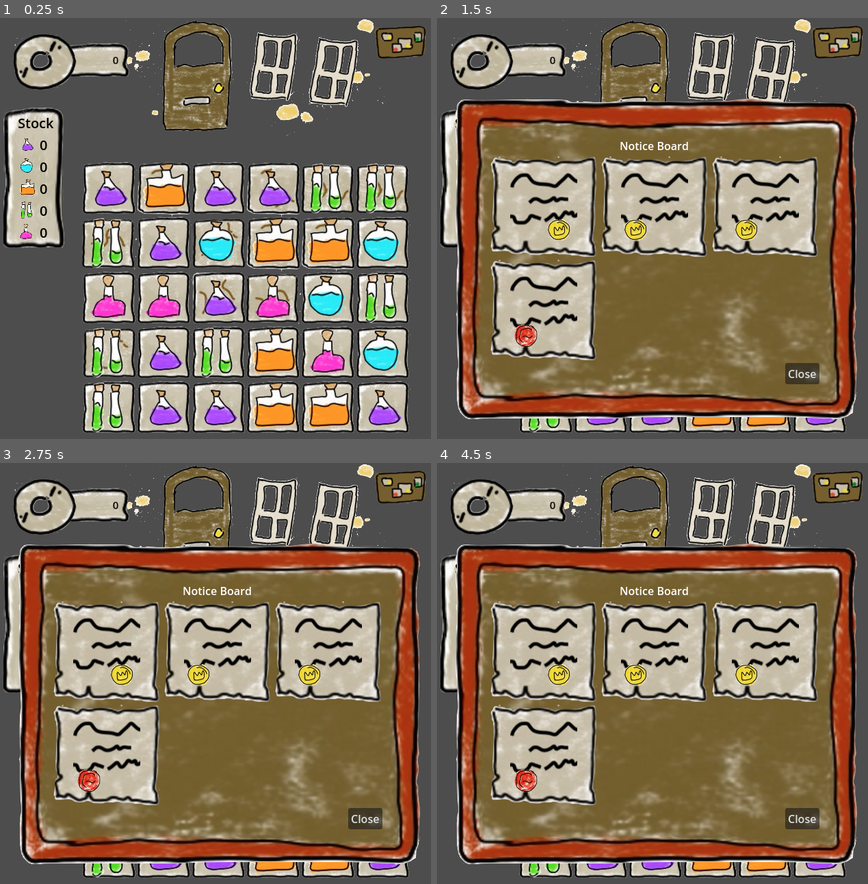
Above: before the commit, frames 1-4 (two rows, left to right).
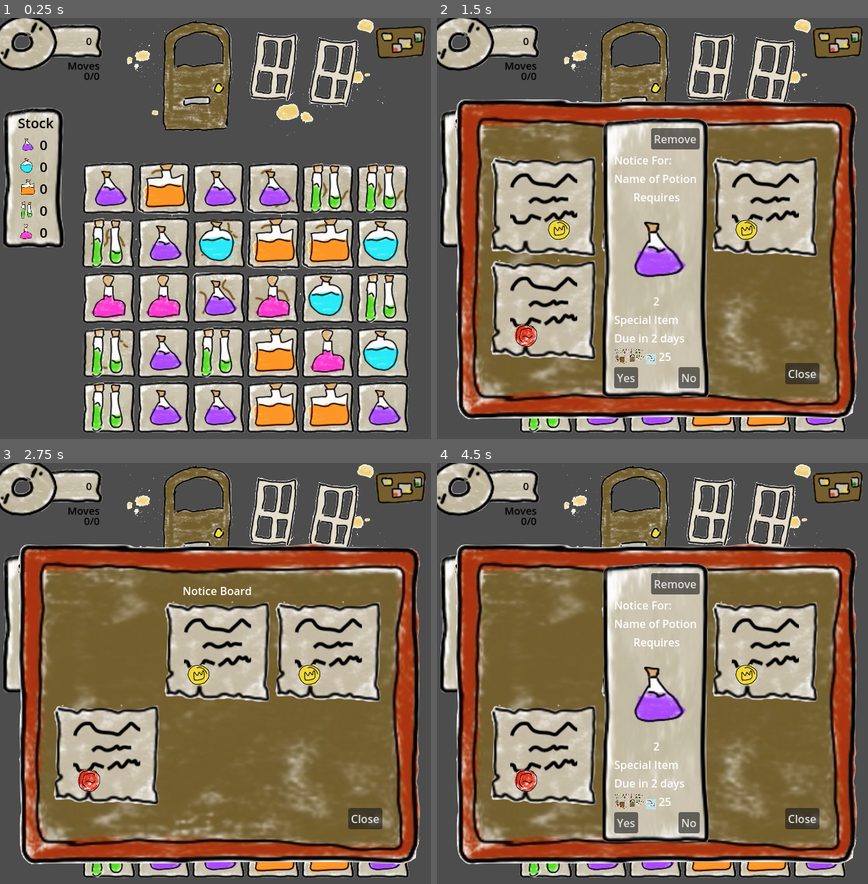
Above: after the commit, the same moments.

Repository: cncarey/PirateSoftwareJam15
Game: Godot game, scene res://Scenes/MainShop.tscn
The game is run twice, just before and just after one commit, with the same random seed, the same clock (stepped at 60 frames per second) and the same inputs. The project has no main scene, so this scene is started directly.
Inputs (mouse positions are in pixels of both pictures, inside the frame that each line leads up to):
- Up to frame 1 (0.25 s): no input
- Up to frame 2 (1.5 s): click (837, 43) at 0.5 s; click (544, 207) at 1.27 s
- Up to frame 3 (2.75 s): click (189, 820) at 2 s, where only the run after the commit has a clickable "Yes"
- Up to frame 4 (4.5 s): click (544, 652) at 2.77 s; click (686, 820) at 3.5 s, where only the run after the commit has a clickable "No"; click (544, 652) at 4.27 s

The runs differ from the first frame. In frame 1, 3.2% of the frame differs, in the area x 0-30%, y 0-18%; in frame 2, 16%; in frame 3, 8.6%; in frame 4, 22%, in the area x 0-64%, y 0-91%.

Commit message:
#6 open notices and remove accepted notices #7 keep track of what turn you are on and display it
#6 open notices and remove accepted notices #7 keep track of what turn you are on and display it

Diff:
--- a/QuestManager.gd
+++ b/QuestManager.gd
@@ -2,6 +2,26 @@
 
 var quests : Array = []
 var todaysQuests : Array = []
+
+@export var curTurn = 0:
+	set (value):
+		curTurn = maxi(0, value)
+		curTurn_changed.emit(curTurn)
+	get:
+		return curTurn
+@export var maxTurn = 0:
+	set (value):
+		maxTurn = maxi(0, value)
+		maxTurn_changed.emit(maxTurn)
+	get:
+		return maxTurn
+@export var curDay = 1:
+	set (value):
+		curDay = maxi(0, value)
+		curDay_changed.emit(curDay)
+	get:
+		return curDay
+
 @export var questMaxCount = 2 :
 	set(value):
 		questMaxCount = maxi(2, value)
@@ -15,6 +35,9 @@
 	get:
 		return maxBoardCount
 
+signal curTurn_changed(t)
+signal maxTurn_changed(mt)
+signal curDay_changed(d)
 signal questMaxCount_changed(q)
 signal maxBoardCount_changed(b)
 signal quests_changed(q)
@@ -66,7 +89,7 @@
 		return false
 
 func setTodaysQuests():
-	todaysQuests = []
+	todaysQuests.clear()
 
 	for x in range(maxBoardCount):
 		var quest = {}
@@ -101,7 +124,6 @@
 		#TODO determine if we need special items
 		todaysQuests.append(quest)
 
-	print(todaysQuests)
 
 func calcCost(ingrediants: Array, price: int):
 	return ingrediants.size() * price
--- a/Scenes/MainShop.gd
+++ b/Scenes/MainShop.gd
@@ -5,7 +5,8 @@
 
 
 var noticeBoard = preload("res://UI/notice_board.tscn")
-# Called when the node enters the scene tree for the first time.
+var potionNotice = preload("res://UI/potion_notice.tscn")
+
 func _ready():
 	QuestManager.setTodaysQuests()
 	pass # Replace with function body.
@@ -19,8 +20,26 @@
 	var nb = noticeBoard.instantiate()
 	center_container.add_child(nb)
 	nb.connect("closeNoticeBoard", closeNoticeBoard)
+	nb.connect("noticeBoardSelected", noticeBoardSelected)
 	pass # Replace with function body.
 
 func closeNoticeBoard():
 	notice_board_button.closeNoticeBoard()
 	pass
+
+var currentOpenNotice = null
+func noticeBoardSelected(selectedNotice, quest):
+	currentOpenNotice = selectedNotice
+	var n = potionNotice.instantiate()
+	n.quest = quest
+	center_container.add_child(n)
+	n.connect("acceptedNotice", acceptedNotice)
+	pass
+func closedNotice():
+
+	pass
+
+func acceptedNotice():
+	if currentOpenNotice != null:
+		currentOpenNotice.modulate = Color(1,1,1,0)
+	pass
--- a/Scenes/grid.gd
+++ b/Scenes/grid.gd
@@ -13,6 +13,7 @@
 var potion = preload("res://Scenes/potion.tscn")
 var backGround = preload("res://Scenes/backgroundBlock.tscn")
 var potions = []
+var currentMatches = []
 
 var startTouch = Vector2(0,0)
 var endTouch = Vector2(0,0)
@@ -202,6 +203,8 @@
 	else:
 		swapBack()
 
+	currentMatches.clear()
+
 func collapseColumns():
 	for w in width:
 		for h in height:
@@ -233,3 +236,4 @@
 					return
 	curState = moving
 	moveChecked = false
+	QuestManager.curTurn += 1
--- a/UI/coin_ui.gd
+++ b/UI/coin_ui.gd
@@ -1,13 +1,23 @@
 extends Control
 
 @onready var coin_count = %CoinCount
+@onready var move_count = %MoveCount
 
 # Called when the node enters the scene tree for the first time.
 func _ready():
 	updateCoins(Global.coins)
+	updateCurMove(QuestManager.curTurn)
 
 	Global.coins_changed.connect(updateCoins)
+	QuestManager.curTurn_changed.connect(updateCurMove)
+	QuestManager.maxTurn_changed.connect(updateMaxTurns)
 	pass # Replace with function body.
 
 func updateCoins(count: int):
 	coin_count.text = str(count)
+
+func updateCurMove(curMove: int):
+	move_count.text = str(curMove) + "/" + str(QuestManager.maxTurn)
+
+func updateMaxTurns(MaxTurn: int):
+	move_count.text = str(QuestManager.curTurn) + "/" + str(MaxTurn)
--- a/UI/coin_ui.tscn
+++ b/UI/coin_ui.tscn
@@ -4,13 +4,13 @@
 [ext_resource type="Texture2D" uid="uid://q7lgopk72l3c" path="res://Assets/alchemyArt.png" id="1_r6sbb"]
 [ext_resource type="LabelSettings" uid="uid://c5g4525m0w8a7" path="res://Assets/Fonts/default_label.tres" id="3_t1vke"]
 
+[sub_resource type="AtlasTexture" id="AtlasTexture_ia1vf"]
+atlas = ExtResource("1_r6sbb")
+region = Rect2(1280, 0, 160, 160)
+
 [sub_resource type="AtlasTexture" id="AtlasTexture_tpfx5"]
 atlas = ExtResource("1_r6sbb")
 region = Rect2(803, 162, 152, 150)
-
-[sub_resource type="AtlasTexture" id="AtlasTexture_ia1vf"]
-atlas = ExtResource("1_r6sbb")
-region = Rect2(1280, 0, 160, 160)
 
 [node name="CoinUI" type="Control"]
 layout_mode = 3
@@ -22,12 +22,27 @@
 size_flags_vertical = 3
 script = ExtResource("1_48uo7")
 
-[node name="MarginContainer" type="MarginContainer" parent="."]
+[node name="VBoxContainer" type="VBoxContainer" parent="."]
+layout_mode = 0
+offset_right = 188.0
+offset_bottom = 80.0
+
+[node name="HBoxContainer" type="HBoxContainer" parent="VBoxContainer"]
 layout_mode = 2
-offset_left = 143.0
-offset_top = 42.0
-offset_right = 160.0
-offset_bottom = 118.0
+
+[node name="CoinIcon" type="TextureRect" parent="VBoxContainer/HBoxContainer"]
+z_index = 100
+layout_mode = 2
+size_flags_horizontal = 3
+texture = SubResource("AtlasTexture_ia1vf")
+expand_mode = 5
+stretch_mode = 3
+
+[node name="MarginContainer2" type="MarginContainer" parent="VBoxContainer/HBoxContainer"]
+layout_mode = 2
+
+[node name="MarginContainer" type="MarginContainer" parent="VBoxContainer/HBoxContainer/MarginContainer2"]
+layout_mode = 2
 size_flags_horizontal = 8
 size_flags_vertical = 4
 theme_override_constants/margin_left = -30
@@ -35,7 +50,7 @@
 theme_override_constants/margin_right = -5
 theme_override_constants/margin_bottom = 10
 
-[node name="NinePatchRect" type="NinePatchRect" parent="MarginContainer"]
+[node name="NinePatchRect" type="NinePatchRect" parent="VBoxContainer/HBoxContainer/MarginContainer2/MarginContainer"]
 layout_mode = 2
 texture = SubResource("AtlasTexture_tpfx5")
 patch_margin_left = 12
@@ -43,23 +58,37 @@
 patch_margin_right = 14
 patch_margin_bottom = 11
 
-[node name="MarginContainer" type="MarginContainer" parent="MarginContainer"]
+[node name="MarginContainer" type="MarginContainer" parent="VBoxContainer/HBoxContainer/MarginContainer2/MarginContainer"]
 layout_mode = 2
 theme_override_constants/margin_left = 100
 theme_override_constants/margin_top = 19
 theme_override_constants/margin_right = 20
 theme_override_constants/margin_bottom = 19
 
-[node name="CoinCount" type="Label" parent="MarginContainer/MarginContainer"]
+[node name="CoinCount" type="Label" parent="VBoxContainer/HBoxContainer/MarginContainer2/MarginContainer/MarginContainer"]
 unique_name_in_owner = true
 layout_mode = 2
 text = "00"
 label_settings = ExtResource("3_t1vke")
 horizontal_alignment = 2
 
-[node name="CoinIcon" type="TextureRect" parent="."]
+[node name="MarginContainer" type="MarginContainer" parent="VBoxContainer"]
 layout_mode = 2
-offset_right = 160.0
-offset_bottom = 160.0
-texture = SubResource("AtlasTexture_ia1vf")
-expand_mode = 1
+theme_override_constants/margin_top = -19
+
+[node name="VBoxContainer" type="VBoxContainer" parent="VBoxContainer/MarginContainer"]
+layout_mode = 2
+theme_override_constants/separation = -8
+
+[node name="Move" type="Label" parent="VBoxContainer/MarginContainer/VBoxContainer"]
+layout_mode = 2
+text = "Moves"
+label_settings = ExtResource("3_t1vke")
+horizontal_alignment = 2
+
+[node name="MoveCount" type="Label" parent="VBoxContainer/MarginContainer/VBoxContainer"]
+unique_name_in_owner = true
+layout_mode = 2
+text = "0/15"
+label_settings = ExtResource("3_t1vke")
+horizontal_alignment = 2
--- a/UI/notice_board.gd
+++ b/UI/notice_board.gd
@@ -4,7 +4,8 @@
 var potionNotice = preload("res://UI/potion_notice.tscn")
 @onready var grid_container = $MarginContainer/VBoxContainer/GridContainer
 
-signal  closeNoticeBoard()
+signal closeNoticeBoard()
+signal noticeBoardSelected(s, q)
 # Called when the node enters the scene tree for the first time.
 func _ready():
 	for q in QuestManager.todaysQuests:
@@ -26,6 +27,16 @@
 	queue_free()
 	pass
 
-func selectedItem(q):
-	print(q)
+func acceptedNotice():
+	print(currentOpenNotice)
 	pass
+
+func closeNotice():
+	currentOpenNotice = null
+	pass
+
+var currentOpenNotice = null
+func selectedItem(selected, q):
+	currentOpenNotice = selected
+	noticeBoardSelected.emit(selected, q)
+	pass
--- a/UI/notice_board_item.gd
+++ b/UI/notice_board_item.gd
@@ -10,7 +10,7 @@
 @export var sealPosition: int = 0
 @export var sealColor: int = 0
 
-signal selectedItem(q)
+signal selectedItem(s, q)
 # Called when the node enters the scene tree for the first time.
 func _ready():
 	match(sealPosition):
@@ -32,5 +32,5 @@
 
 # Called every frame. 'delta' is the elapsed time since the previous frame.
 func onPressed():
-	selectedItem.emit(quest)
+	selectedItem.emit(self, quest)
 	pass
--- a/UI/potion_notice.gd
+++ b/UI/potion_notice.gd
@@ -12,82 +12,45 @@
 @onready var due_date = $MarginContainer/VBoxContainer/DueDate
 @onready var payout = %Payout
 
+var notice = null
 var quest = {}
+signal acceptedNotice()
 # Called when the node enters the scene tree for the first time.
 func _ready():
-	#determine how many potions will be required
-	var requiredPotions: Array = []
-	if Global.coins > 3000:
-		requiredPotions = pick_rand_number(range(5), randi_range(2,4))
-		quest["coins"]= calcCost(requiredPotions, 70)
-	elif Global.coins > 1500:
-		requiredPotions = pick_rand_number(range(5), randi_range(1,4))
-		quest["coins"]= calcCost(requiredPotions, 65)
-	elif Global.coins > 1000:
-		requiredPotions = pick_rand_number(range(5), randi_range(1,3))
-		quest["coins"]= calcCost(requiredPotions, 50)
-	elif Global.coins > 500:
-		requiredPotions = pick_rand_number(range(5), randi_range(1,2))
-		quest["coins"]= calcCost(requiredPotions, 35)
-	else:
-		requiredPotions = pick_rand_number(range(5), 1)
-		quest["coins"]= calcCost(requiredPotions, 25)
-
 	payout.text = str(quest["coins"])
-	quest["days"] =  randi_range(2,10)
 	due_date.text = "Due in "+str(quest["days"])+" days"
 
 	#show the reqs potions
-	for i in requiredPotions:
-		#decide how many of each potion is needed and update the GUI
-		if i != null:
-			quest[i] = randi_range(2,10)
-			match i:
-				0:
-					purple_container.show()
-					purple_count.text = str(quest[i])
-				1:
-					blue_container.show()
-					blue_count.text = str(quest[i])
-				2:
-					orange_container.show()
-					orange_count.text = str(quest[i])
-				3:
-					green_container.show()
-					green_count.text = str(quest[i])
-				4:
-					pink_container.show()
-					pink_count.text = str(quest[i])
-		pass
+	if quest.has(0):
+		purple_container.show()
+		purple_count.text = str(quest[0])
+	if quest.has(1):
+		blue_container.show()
+		blue_count.text = str(quest[1])
+	if quest.has(2):
+		orange_container.show()
+		orange_count.text = str(quest[2])
+	if quest.has(3):
+		green_container.show()
+		green_count.text = str(quest[3])
+	if quest.has(4):
+		pink_container.show()
+		pink_count.text = str(quest[4])
+
 	#TODO generate random names for the different potions
 	#TODO determine if we need special items
-	print(quest)
+
 	#check if you have the replace upgrade
-
-func calcCost(ingrediants: Array, price: int):
-	return ingrediants.size() * price
-	pass
-
-func pick_rand_number(list: Array, amount: int) -> Array:
-	randomize()
-	list.shuffle()
-	var new_list: Array = []
-
-	assert(amount <= list.size(), "The number cannot be greater than the size of the Array")
-
-	for i in range(amount):
-		if new_list.size() <= amount:
-			new_list.append(list[i])
-	return new_list
 
 func acceptQuest():
 	#push the requiredIngrediants and remove the items in the board
 	if QuestManager.addQuest(quest):
+		acceptedNotice.emit()
 		queue_free()
 	pass
 
 func closeQuest():
-	self.hide()
+	queue_free()
 	pass
 
 func replaceQuest():
